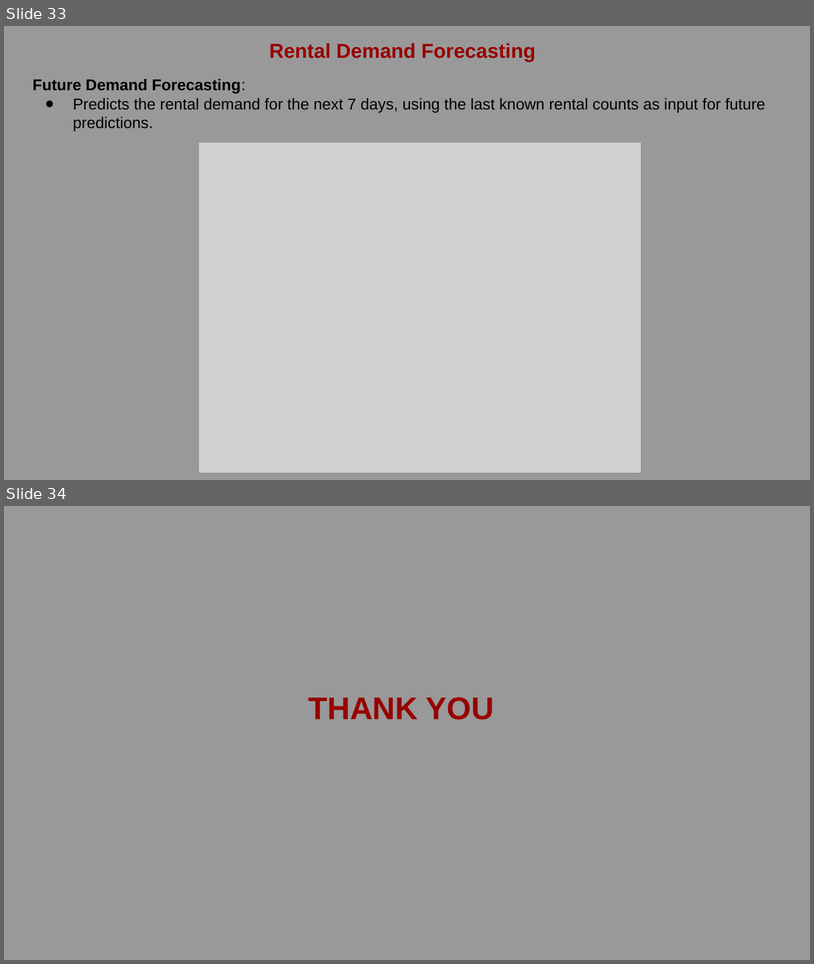
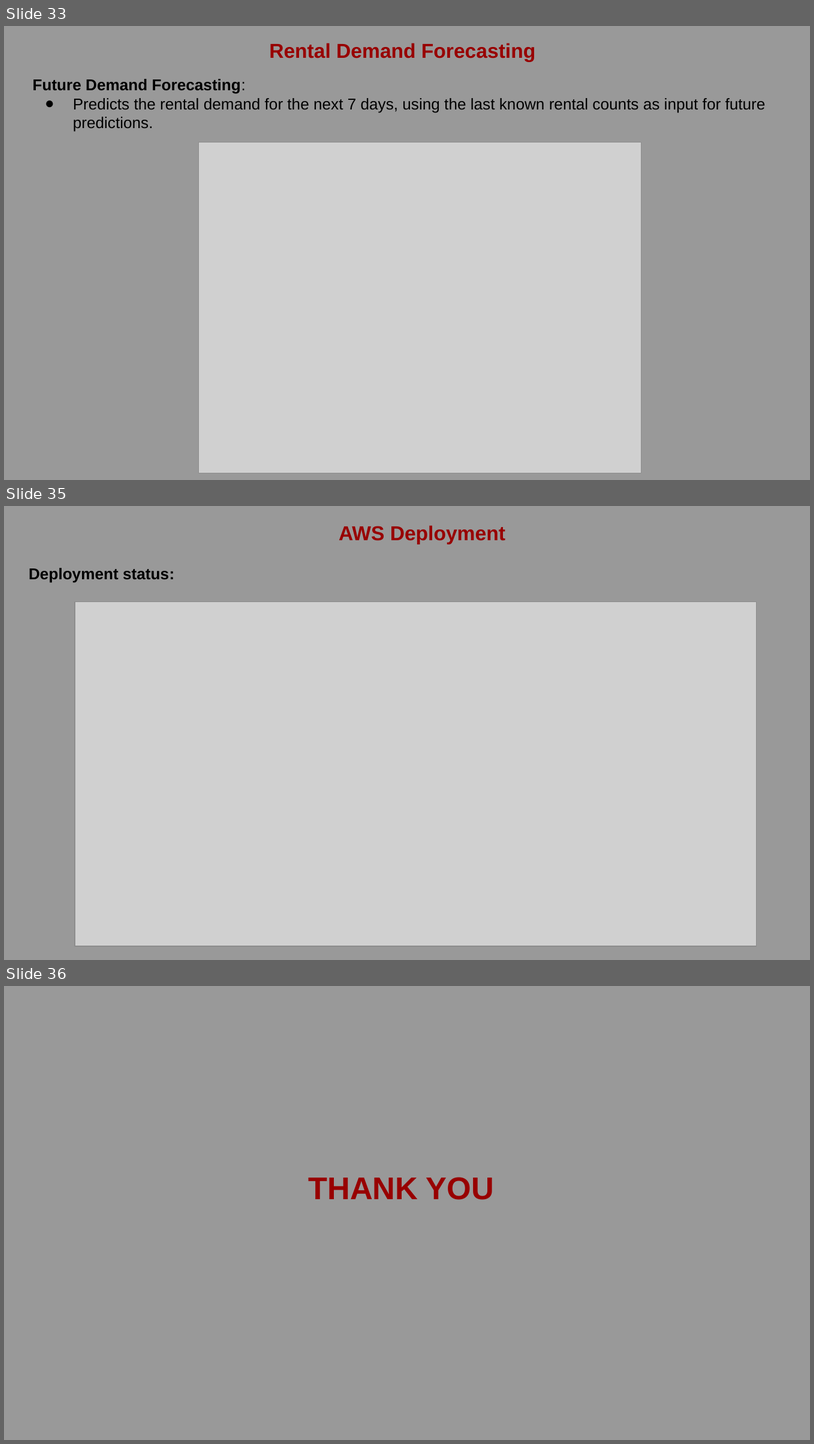
Before and after one commit to Gengatharan1/ds_dvd_rental_analysis, a slide deck: dvd_rental.pptx. Shown one above the other, each under a label of ours: slides 33 and 34 before the commit, slides 33, 35 and 36 after it; the slides between them are not shown. The pictures are 814x964 and 814x1444 pixels, drawn with LibreOffice and Linux fonts; fonts in the diff are those of the drawing; grey boxes stand for pictures. Boxes give left, top, right and bottom in pixels: in the first picture for what was removed or moved away, otherwise in the second. Text is boxed around its words. In the diff, an @@ line names an element or a change of style, - is before the commit and + after.

```diff
--- a/dvd_rental.pptx
+++ b/dvd_rental.pptx
@@ slide 35 added at <box>4,506,810,960</box>, background #999999 @@
@@ text added at <box>339,525,506,544</box>, 18 pt, text #980000, bold @@
+AWS Deployment
@@ text added at <box>29,568,174,583</box>, 14 pt, text #000000, bold @@
+Deployment status:
@@ picture added at <box>75,602,756,946</box> @@
@@ what was slide 34 is now slide 36 @@
```
Also in this commit, not shown: 1 slide changed, 1 other slide added, 6 other files.
